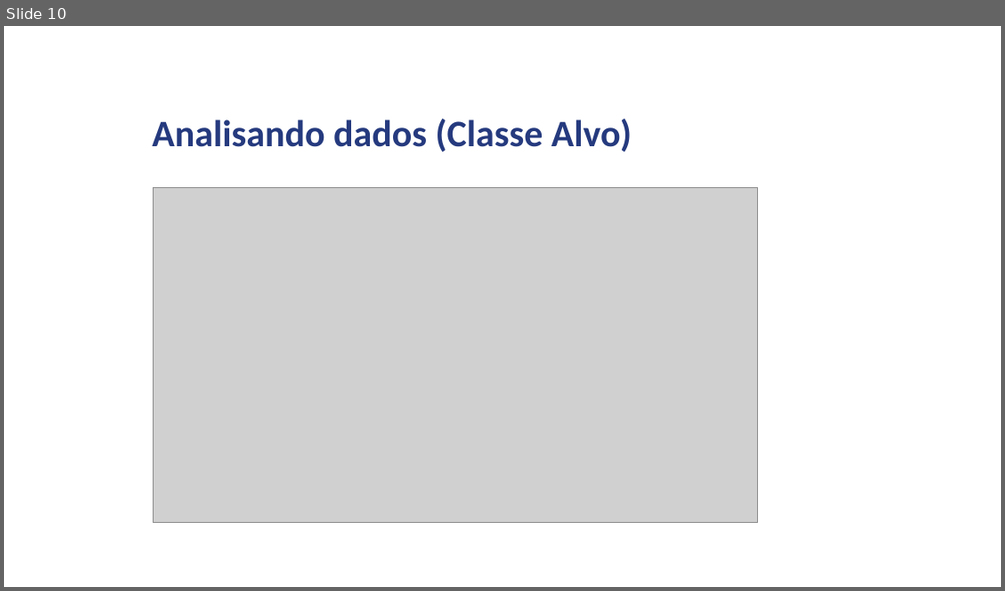
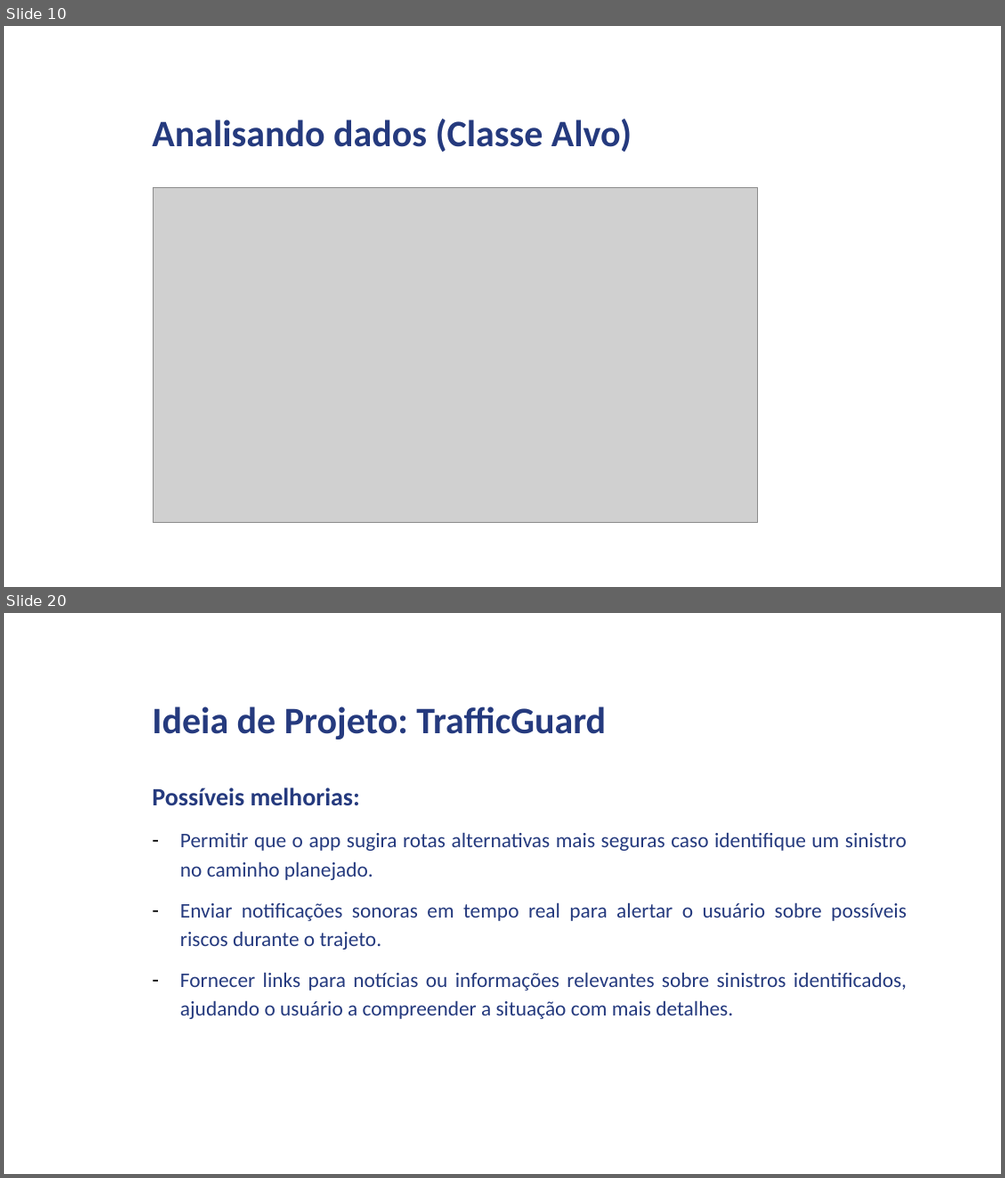
Before and after one commit to IgorCassolli/trabalho-pyspark, a slide deck: Apresentacao.pptx. Shown one above the other, each under a label of ours: slide 10 before the commit, slides 10 and 20 after it; the slides between them are not shown. The pictures are 1005x591 and 1005x1178 pixels, drawn with LibreOffice and Linux fonts; fonts in the diff are those of the drawing; grey boxes stand for pictures; background and template pictures are left out. Boxes give left, top, right and bottom in pixels: in the first picture for what was removed or moved away, otherwise in the second. Text is boxed around its words. In the diff, an @@ line names an element or a change of style, - is before the commit and + after.

```diff
--- a/Apresentacao.pptx
+++ b/Apresentacao.pptx
@@ slide 20 added at (4,613,1001,1174), background picture (left out) @@
@@ text added at (152,706,606,739), 36 pt, text #253A7E, bold @@
+Ideia de Projeto: TrafficGuard
@@ text added at (152,787,906,1019), 20 pt, text #253A7E @@
+Possíveis melhorias:
+– Permitir que o app sugira rotas alternativas mais seguras caso identifique um sinistro no caminho planejado.
+– Enviar notificações sonoras em tempo real para alertar o usuário sobre possíveis riscos durante o trajeto.
+– Fornecer links para notícias ou informações relevantes sobre sinistros identificados, ajudando o usuário a compreender a situação com mais detalhes.
```
Also in this commit, not shown: 8 slides changed, 3 other slides added, 2 slides removed, 10 other files.
